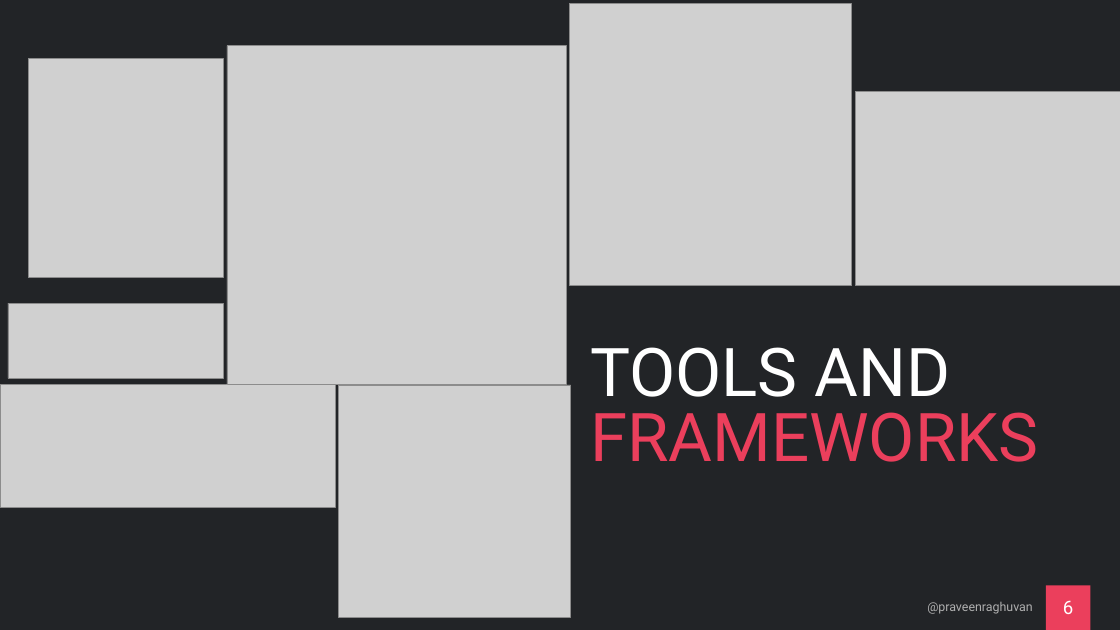
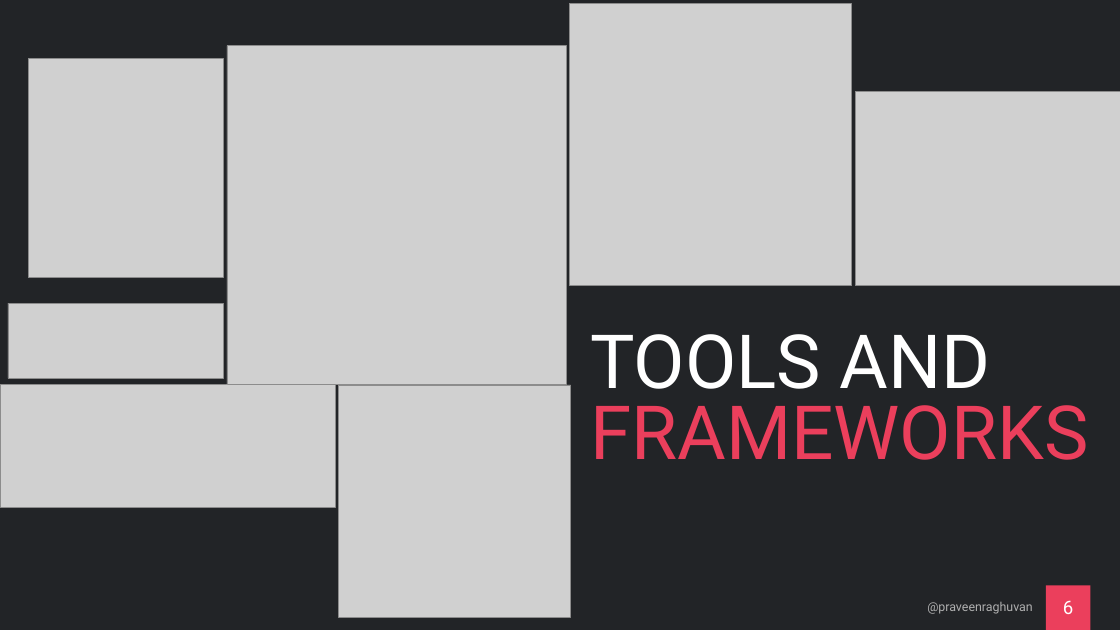
Before and after one commit to praveenraghuvanshi/tech-sessions, a slide deck: slide 6 of 08022022-Developer-Week-2022/cricket-analytics.pptx. Drawn at 1120x630 pixels with LibreOffice and Linux fonts; fonts in the diff are those of the drawing; grey boxes stand for pictures. Boxes give left, top, right and bottom in pixels: in the first picture for what was removed or moved away, otherwise in the second. Text is boxed around its words. In the diff, an @@ line names an element or a change of style, - is before the commit and + after.

```diff
--- a/08022022-Developer-Week-2022/cricket-analytics.pptx
+++ b/08022022-Developer-Week-2022/cricket-analytics.pptx
@@ title "TOOLS AND FRAMEWORKS" at <box>590,334,1088,460</box>: size 86.4 to 96 pt @@
```
Also in this commit, not shown: 4 other slides changed, 1 other file.
